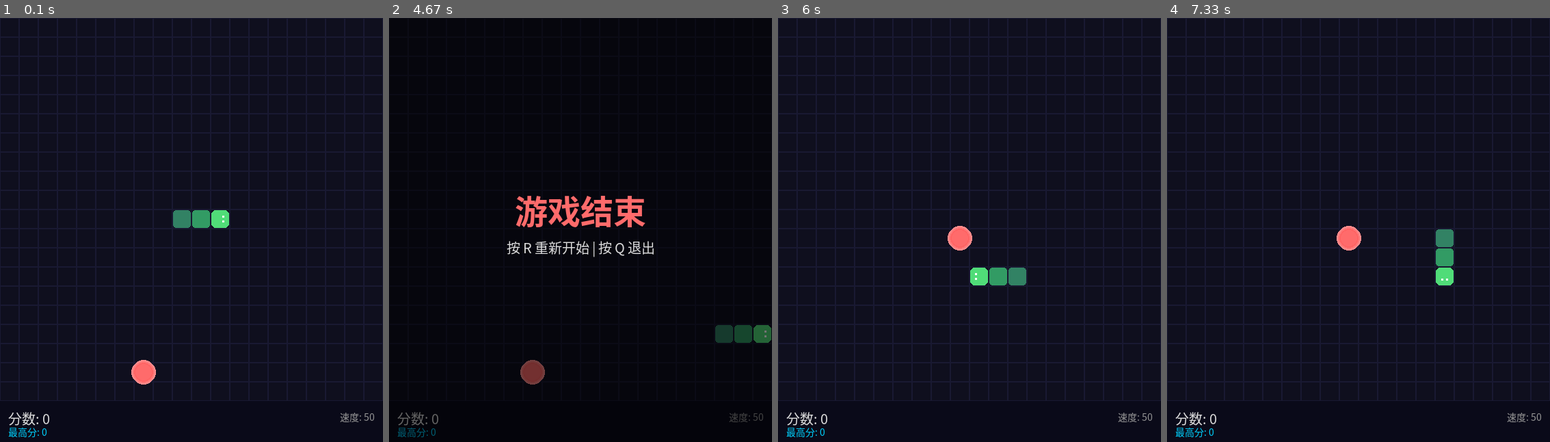
Above: before the commit, frames 1-4 (left to right).
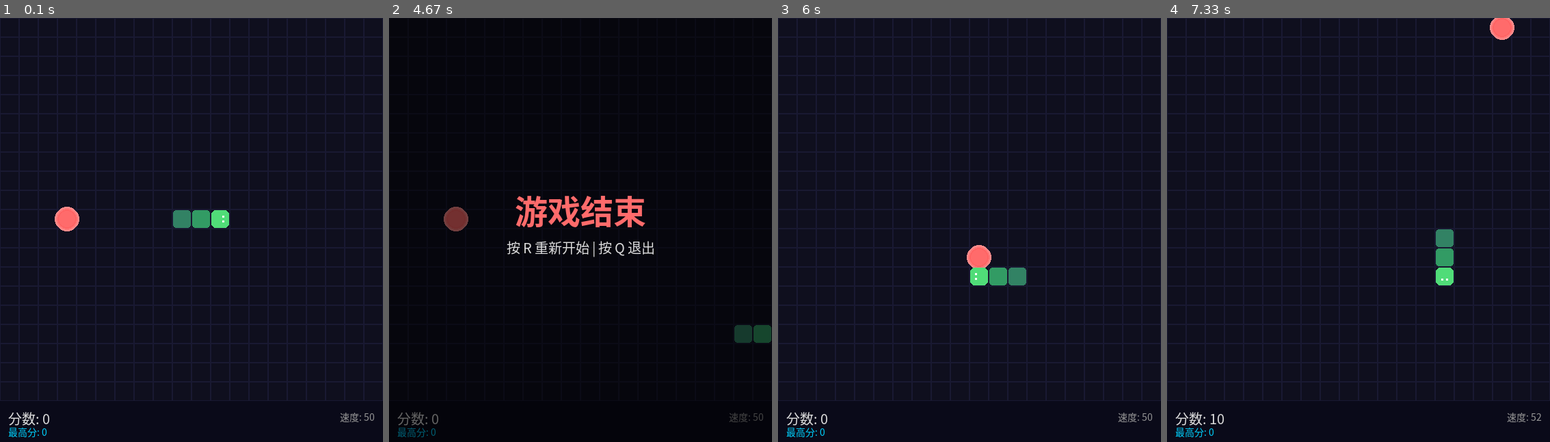
Above: after the commit, the same moments.

Repository: 1lya-bit/snake-pygame
Game: pygame game, started from main.py
Two runs of this game, one before a commit and one after it. Both use one fixed random seed, a clock stepped at 60 frames per second and the inputs below.
Inputs:
- Up to frame 1 (0.1 s): no input
- Up to frame 2 (4.67 s): tap W at 0.33, 1.63 s; tap A at 0.7 s; tap S at 1.13 s; hold Right 2.13-2.6 s; hold Up 2.63-3.02 s; hold Right 3.05-3.52 s; hold Down 3.55-4.08 s; tap D at 4.12 s; hold R from 4.65 s (still down)
- Up to frame 3 (6 s): release R at 5.03 s; hold Down 5.07-5.45 s; hold Left 5.48-5.88 s; hold Up from 5.92 s (still down)
- Up to frame 4 (7.33 s): release Up at 6.3 s; hold Right 6.33-6.97 s; hold Down from 7 s (still down)

The runs differ from the first frame. In frame 1, 0.6% of the frame differs, in the area x 14-41%, y 44-87%; in frame 2, 1.0%, in the area x 14-100%, y 44-87%; in frame 3, 0.6%; in frame 4, 0.6%.

Commit message:
refactor: 拆分Snake与Food类，添加docstring与注释

Diff:
--- /dev/null
+++ b/food.py
@@ -0,0 +1,62 @@
+"""食物实体模块。
+
+定义 Food 类，封装食物的随机生成与渲染逻辑。
+"""
+
+import random
+
+import pygame
+from settings import COLS, ROWS, CELL_SIZE, FOOD_COLOR
+
+
+class Food:
+    """食物实体，负责在空闲网格中随机放置并绘制自身。
+
+    属性:
+        position: 食物当前坐标 (x, y)，无食物时为 None。
+    """
+
+    def __init__(self):
+        """初始化食物，position 为 None，待首次 respawn 调用后生效。"""
+        self.position = None
+
+    def respawn(self, occupied):
+        """在未被蛇身占据的网格中随机选取一处放置食物。
+
+        参数:
+            occupied: 不可放置的坐标集合，即蛇身占据的所有格子。
+
+        返回:
+            bool: 成功放置返回 True，无可放置位置时返回 False。
+        """
+        # 收集所有空闲格子
+        free = [(x, y) for x in range(COLS) for y in range(ROWS)
+                if (x, y) not in occupied]
+        if free:
+            self.position = random.choice(free)
+            return True
+        # 无空闲格子 → 玩家胜利
+        self.position = None
+        return False
+
+    def draw(self, screen):
+        """在屏幕上绘制食物，含光晕效果。
+
+        参数:
+            screen: pygame 的 Surface 对象。
+        """
+        if self.position is None:
+            return
+
+        fx, fy = self.position
+        cx = fx * CELL_SIZE + CELL_SIZE // 2
+        cy = fy * CELL_SIZE + CELL_SIZE // 2
+        r = CELL_SIZE // 2 - 2
+
+        # 绘制三层光晕（由大到小，由暗到亮）
+        for i in range(3, 0, -1):
+            color = (255, 80 + i * 20, 80 + i * 20)
+            pygame.draw.circle(screen, color, (cx, cy), r + i * 2)
+
+        # 绘制食物本体
+        pygame.draw.circle(screen, FOOD_COLOR, (cx, cy), r)
--- a/game.py
+++ b/game.py
@@ -1,105 +1,156 @@
-import random
+"""贪吃蛇游戏主模块。
+
+定义 SnakeGame 类，作为游戏控制器，管理游戏循环、事件处理、
+渲染调度及高分持久化。
+"""
+
 import json
 import pygame
 from settings import *
+from snake import Snake
+from food import Food
 
 
 class SnakeGame:
+    """贪吃蛇游戏主控制器。
+
+    负责初始化 pygame 窗口、管理游戏主循环、处理用户输入、
+    协调 Snake 与 Food 对象，并维护计分与最高分持久化。
+
+    属性:
+        running: 主循环是否运行中。
+        paused: 是否处于暂停状态。
+        game_over_flag: 是否处于游戏结束/胜利状态。
+        snake: Snake 实例。
+        food: Food 实例。
+        score: 当前得分。
+        speed: 当前游戏速度（数值越小越快）。
+        high_score: 历史最高分（从 JSON 文件加载）。
+    """
+
     def __init__(self):
+        """初始化 pygame、窗口、字体，创建蛇和食物对象并启动游戏。"""
         pygame.init()
         self.screen = pygame.display.set_mode((WINDOW_W, WINDOW_H))
         pygame.display.set_caption("贪吃蛇 - Snake")
         self.clock = pygame.time.Clock()
+
+        # 字体：主字体用于分数，小字体用于辅助信息
         self.font = pygame.font.SysFont("microsoftyahei", 20)
         self.font_small = pygame.font.SysFont("microsoftyahei", 14)
+
         self.running = True
         self.paused = False
         self.game_over_flag = False
-        self.init_game()
-
-    def init_game(self):
-        cx, cy = COLS // 2, ROWS // 2
-        self.snake = [(cx, cy), (cx - 1, cy), (cx - 2, cy)]
-        self.direction = (1, 0)
-        self.next_direction = (1, 0)
-        self.food = self._place_food()
+
+        # 核心实体
+        self.snake = Snake()
+        self.food = Food()
+
         self.score = 0
         self.speed = BASE_SPEED
         self.high_score = self._load_high_score()
+
+        # 首次放置食物
+        self.food.respawn(set(self.snake.segments))
+
+    def init_game(self):
+        """重置游戏至初始状态（保留最高分）。"""
+        self.snake.reset()
+        self.score = 0
+        self.speed = BASE_SPEED
         self.game_over_flag = False
         self.paused = False
-
-    def _place_food(self):
-        occupied = set(self.snake)
-        free = [(x, y) for x in range(COLS) for y in range(ROWS)
-                if (x, y) not in occupied]
-        return random.choice(free) if free else None
+        self.food.respawn(set(self.snake.segments))
 
     def _load_high_score(self):
+        """从 JSON 文件加载历史最高分。
+
+        处理文件不存在或 JSON 格式错误的情况，返回 0 作为默认值。
+
+        返回:
+            int: 历史最高分。
+        """
         try:
             with open(HIGH_SCORE_FILE, "r") as f:
                 return json.load(f).get("high_score", 0)
         except (FileNotFoundError, json.JSONDecodeError):
+            # 首次运行或文件损坏时，最高分默认为 0
             return 0
 
     def _save_high_score(self):
+        """将当前最高分写入 JSON 文件持久化保存。"""
         with open(HIGH_SCORE_FILE, "w") as f:
             json.dump({"high_score": self.high_score}, f)
 
     def set_direction(self, dx, dy):
-        if (dx, dy) == (-self.direction[0], -self.direction[1]):
-            return
-        self.next_direction = (dx, dy)
+        """委托给 Snake 对象设置移动方向。
+
+        参数:
+            dx: 水平方向分量。
+            dy: 垂直方向分量。
+        """
+        self.snake.set_direction(dx, dy)
 
     def toggle_pause(self):
+        """切换暂停/继续状态，游戏结束时不可暂停。"""
         if self.game_over_flag:
             return
         self.paused = not self.paused
 
     def step(self):
+        """执行一帧游戏逻辑：移动蛇、检测碰撞、处理吃食物。
+
+        暂停或游戏结束状态下不执行任何逻辑。
+        """
         if self.game_over_flag or self.paused:
             return
 
-        self.direction = self.next_direction
-        head = self.snake[0]
-        new_head = (head[0] + self.direction[0],
-                    head[1] + self.direction[1])
-
+        # 移动蛇，传递是否吃到食物以决定生长
+        grow = self.snake.head == self.food.position
+        new_head = self.snake.move(grow=grow)
+
+        # 边界碰撞检测
         if not (0 <= new_head[0] < COLS and 0 <= new_head[1] < ROWS):
             self._game_over()
             return
 
-        if new_head in self.snake:
+        # 自身碰撞检测
+        if self.snake.collides_with_self():
             self._game_over()
             return
 
-        self.snake.insert(0, new_head)
-
-        if new_head == self.food:
+        # 吃到食物：加分、加速、生成新食物
+        if new_head == self.food.position:
             self.score += POINTS_PER_FOOD
             self.speed = max(MIN_SPEED, self.speed - SPEED_INCREMENT)
-            self.food = self._place_food()
-            if self.food is None:
+            if not self.food.respawn(set(self.snake.segments)):
+                # 无空闲格子，玩家胜利
                 self._win()
-                return
-        else:
-            self.snake.pop()
 
     def _game_over(self):
+        """处理游戏失败：标记结束，若破纪录则保存最高分。"""
         self.game_over_flag = True
         if self.score > self.high_score:
             self.high_score = self.score
             self._save_high_score()
 
     def _win(self):
+        """处理玩家胜利：标记结束，若破纪录则保存最高分。"""
         self.game_over_flag = True
         if self.score > self.high_score:
             self.high_score = self.score
             self._save_high_score()
 
     def draw(self):
+        """绘制游戏全部画面：网格、食物、蛇、状态栏、覆盖层。
+
+        绘制顺序：背景 → 网格 → 食物 → 蛇 → 底部信息栏 → 弹窗覆盖层。
+        """
+        # 清屏
         self.screen.fill(BG_COLOR)
 
+        # 绘制网格线
         for x in range(COLS):
             for y in range(ROWS):
                 rect = pygame.Rect(
@@ -108,18 +159,11 @@
                 )
                 pygame.draw.rect(self.screen, GRID_COLOR, rect, GRID_WIDTH)
 
-        if self.food:
-            fx, fy = self.food
-            cx = fx * CELL_SIZE + CELL_SIZE // 2
-            cy = fy * CELL_SIZE + CELL_SIZE // 2
-            r = CELL_SIZE // 2 - 2
-            for i in range(3, 0, -1):
-                alpha = 60 // i
-                color = (255, 80 + i * 20, 80 + i * 20)
-                pygame.draw.circle(self.screen, color, (cx, cy), r + i * 2)
-            pygame.draw.circle(self.screen, FOOD_COLOR, (cx, cy), r)
-
-        for i, (sx, sy) in enumerate(self.snake):
+        # 委托 Food 对象绘制食物（含光晕）
+        self.food.draw(self.screen)
+
+        # 绘制蛇身：蛇头异色 + 眼睛，身体段由头到尾渐变色
+        for i, (sx, sy) in enumerate(self.snake.segments):
             x = sx * CELL_SIZE + 1
             y = sy * CELL_SIZE + 1
             w = CELL_SIZE - 2
@@ -127,7 +171,8 @@
             if i == 0:
                 color = SNAKE_HEAD_COLOR
             else:
-                t = i / max(len(self.snake) - 1, 1)
+                # 线性插值实现身体颜色渐变
+                t = i / max(len(self.snake.segments) - 1, 1)
                 r_val = int(SNAKE_BODY_START[0] + t * (SNAKE_BODY_END[0] - SNAKE_BODY_START[0]))
                 g_val = int(SNAKE_BODY_START[1] + t * (SNAKE_BODY_END[1] - SNAKE_BODY_START[1]))
                 b_val = int(SNAKE_BODY_START[2] + t * (SNAKE_BODY_END[2] - SNAKE_BODY_START[2]))
@@ -136,24 +181,26 @@
             radius = 6 if i == 0 else 4
             pygame.draw.rect(self.screen, color, (x, y, w, w), border_radius=radius)
 
+            # 蛇头绘制白色眼睛，方向决定眼睛位置
             if i == 0:
                 eye_size = 3
                 eye_color = (255, 255, 255)
                 mid_x, mid_y = x + w // 2, y + w // 2
-                dx, dy = self.direction
-                if dx == 1:
+                dx, dy = self.snake.direction
+                if dx == 1:      # 向右
                     pygame.draw.rect(self.screen, eye_color, (mid_x + 3, mid_y - 5, eye_size, eye_size))
                     pygame.draw.rect(self.screen, eye_color, (mid_x + 3, mid_y + 2, eye_size, eye_size))
-                elif dx == -1:
+                elif dx == -1:    # 向左
                     pygame.draw.rect(self.screen, eye_color, (mid_x - 6, mid_y - 5, eye_size, eye_size))
                     pygame.draw.rect(self.screen, eye_color, (mid_x - 6, mid_y + 2, eye_size, eye_size))
-                elif dy == -1:
+                elif dy == -1:    # 向上
                     pygame.draw.rect(self.screen, eye_color, (mid_x - 5, mid_y - 6, eye_size, eye_size))
                     pygame.draw.rect(self.screen, eye_color, (mid_x + 2, mid_y - 6, eye_size, eye_size))
-                elif dy == 1:
+                elif dy == 1:     # 向下
                     pygame.draw.rect(self.screen, eye_color, (mid_x - 5, mid_y + 3, eye_size, eye_size))
                     pygame.draw.rect(self.screen, eye_color, (mid_x + 2, mid_y + 3, eye_size, eye_size))
 
+        # 底部信息栏
         bar_y = ROWS * CELL_SIZE
         pygame.draw.rect(self.screen, (10, 10, 25),
                          (0, bar_y, WINDOW_W, WINDOW_H - bar_y))
@@ -165,12 +212,15 @@
         speed_rect = speed_text.get_rect(right=WINDOW_W - 12, centery=bar_y + 22)
         self.screen.blit(speed_text, speed_rect)
 
+        # 游戏结束/胜利覆盖层
         if self.game_over_flag:
             overlay = pygame.Surface((WINDOW_W, WINDOW_H), pygame.SRCALPHA)
             overlay.fill((0, 0, 0, 140))
             self.screen.blit(overlay, (0, 0))
+
             go_font = pygame.font.SysFont("microsoftyahei", 48, bold=True)
-            if self.food is None and len(self.snake) == COLS * ROWS:
+            # 食物为 None 且蛇占满全图 → 胜利；否则失败
+            if self.food.position is None and len(self.snake.segments) == COLS * ROWS:
                 msg = "你赢了!"
                 msg_color = (0, 255, 100)
             else:
@@ -183,6 +233,7 @@
             restart_rect = restart_text.get_rect(center=(WINDOW_W // 2, WINDOW_H // 2 + 25))
             self.screen.blit(restart_text, restart_rect)
 
+        # 暂停覆盖层
         elif self.paused:
             overlay = pygame.Surface((WINDOW_W, WINDOW_H), pygame.SRCALPHA)
             overlay.fill((0, 0, 0, 120))
@@ -195,27 +246,36 @@
             tip_rect = tip_text.get_rect(center=(WINDOW_W // 2, WINDOW_H // 2 + 20))
             self.screen.blit(tip_text, tip_rect)
 
-        elif not self.game_over_flag and self.snake == [(COLS // 2, ROWS // 2), (COLS // 2 - 1, ROWS // 2), (COLS // 2 - 2, ROWS // 2)]:
+        # 初始待机提示（蛇处于初始位置且未移动时）
+        elif not self.game_over_flag and self.snake.segments == [(COLS // 2, ROWS // 2), (COLS // 2 - 1, ROWS // 2), (COLS // 2 - 2, ROWS // 2)]:
             tip = self.font_small.render("按 方向键/WASD 开始", True, (120, 120, 120))
             tip_rect = tip.get_rect(center=(WINDOW_W // 2, WINDOW_H // 2 + 60))
             self.screen.blit(tip, tip_rect)
 
+        # 刷新显示
         pygame.display.flip()
 
     def run(self):
+        """游戏主循环：事件处理 → 逻辑更新 → 渲染，按 speed 控制帧率。"""
         while self.running:
             self._handle_events()
             if not self.paused and not self.game_over_flag:
                 self.step()
             self.draw()
+            # 使用毫秒控制：speed 越小越快
             self.clock.tick(1000 // self.speed)
 
     def _handle_events(self):
+        """处理 pygame 事件队列：退出、键盘输入。
+
+        方向键/WASD → 移动，空格 → 暂停，R → 重开，Q → 退出。
+        """
         for event in pygame.event.get():
             if event.type == pygame.QUIT:
                 self.running = False
             if event.type == pygame.KEYDOWN:
                 if self.game_over_flag:
+                    # 游戏结束后的按键处理
                     if event.key == pygame.K_r:
                         self.init_game()
                     elif event.key == pygame.K_q:
@@ -223,6 +283,7 @@
                 elif event.key == pygame.K_SPACE:
                     self.toggle_pause()
                 elif not self.paused:
+                    # 方向输入
                     if event.key in (pygame.K_UP, pygame.K_w):
                         self.set_direction(0, -1)
                     elif event.key in (pygame.K_DOWN, pygame.K_s):
--- a/settings.py
+++ b/settings.py
@@ -1,3 +1,9 @@
+"""游戏配置常量模块。
+
+定义贪吃蛇游戏的所有可调参数，包括网格尺寸、窗口大小、
+颜色方案、速度参数和持久化文件名。
+"""
+
 COLS = 20
 ROWS = 20
 CELL_SIZE = 28
--- /dev/null
+++ b/snake.py
@@ -0,0 +1,80 @@
+"""蛇实体模块。
+
+定义 Snake 类，封装蛇的段坐标、移动方向及碰撞检测逻辑，
+体现面向对象的封装原则。
+"""
+
+from settings import COLS, ROWS
+
+
+class Snake:
+    """贪吃蛇实体，管理蛇身的坐标序列与移动方向。
+
+    属性:
+        segments: 蛇身段坐标列表，首元素为蛇头。
+        direction: 当前实际移动方向 (dx, dy)。
+        next_direction: 缓冲的下一帧方向，防止同帧内反向掉头。
+    """
+
+    def __init__(self):
+        """初始化蛇：位于网格中央，默认向右移动，初始长度 3。"""
+        cx, cy = COLS // 2, ROWS // 2
+        self.segments = [(cx, cy), (cx - 1, cy), (cx - 2, cy)]
+        self.direction = (1, 0)
+        self.next_direction = (1, 0)
+
+    @property
+    def head(self):
+        """返回蛇头坐标 (x, y)。"""
+        return self.segments[0]
+
+    def set_direction(self, dx, dy):
+        """尝试设定新方向，禁止与当前方向相反的掉头操作。
+
+        参数:
+            dx: 水平分量，-1/0/1。
+            dy: 垂直分量，-1/0/1。
+        """
+        # 禁止反向：例如当前向右(1,0)则禁止向左(-1,0)
+        if (dx, dy) == (-self.direction[0], -self.direction[1]):
+            return
+        self.next_direction = (dx, dy)
+
+    def move(self, grow=False):
+        """前进一步：在头部前方插入新头，若未吃食物则移除尾部。
+
+        参数:
+            grow: 是否生长（吃到食物时为 True）。
+
+        返回:
+            tuple: 新头部坐标 (nx, ny)，供外部碰撞检测使用。
+        """
+        # 应用缓冲方向，完成本帧移动
+        self.direction = self.next_direction
+        head_x, head_y = self.head
+        new_head = (head_x + self.direction[0],
+                    head_y + self.direction[1])
+
+        # 新头插入段首
+        self.segments.insert(0, new_head)
+
+        if not grow:
+            # 未生长则移除尾部，保持长度不变
+            self.segments.pop()
+
+        return new_head
+
+    def collides_with_self(self):
+        """检测蛇头是否与身体其他部分重叠。
+
+        返回:
+            bool: 重叠则 True。
+        """
+        return self.head in self.segments[1:]
+
+    def reset(self):
+        """重置蛇到初始状态（位置、方向、长度）。"""
+        cx, cy = COLS // 2, ROWS // 2
+        self.segments = [(cx, cy), (cx - 1, cy), (cx - 2, cy)]
+        self.direction = (1, 0)
+        self.next_direction = (1, 0)
